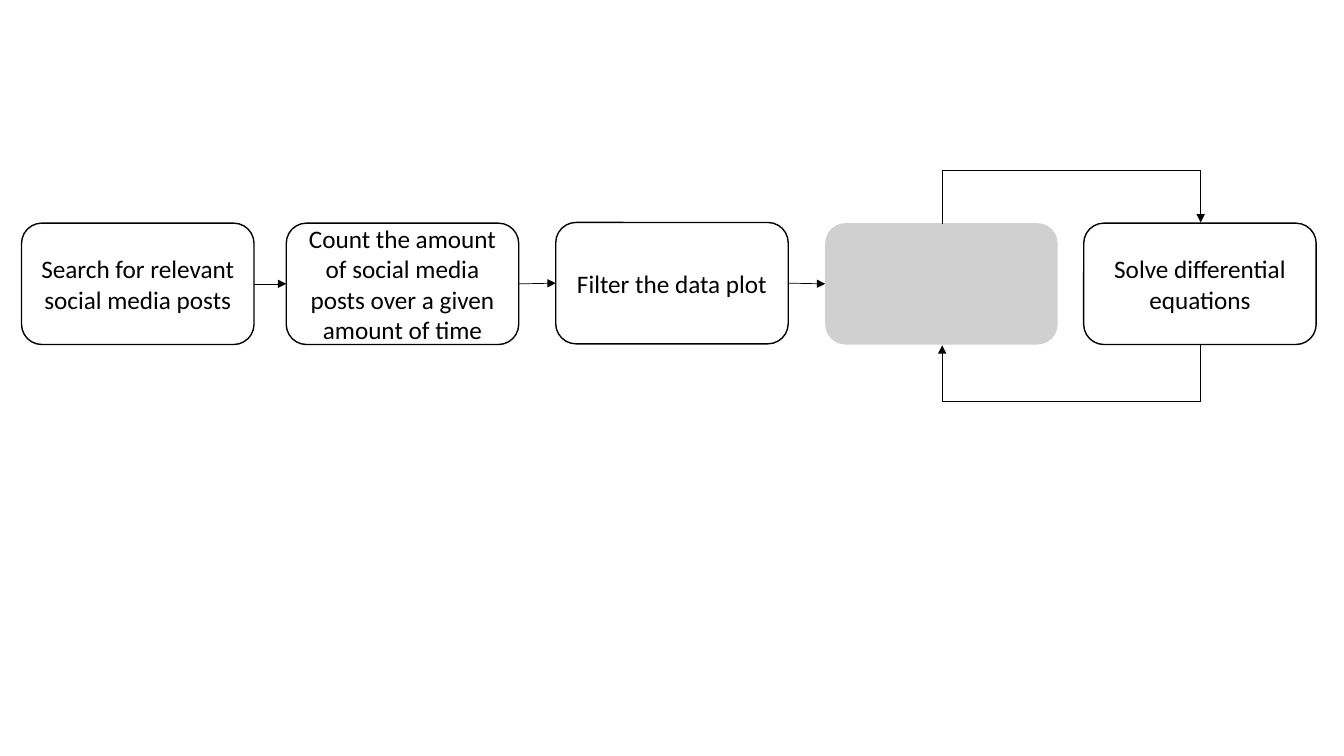
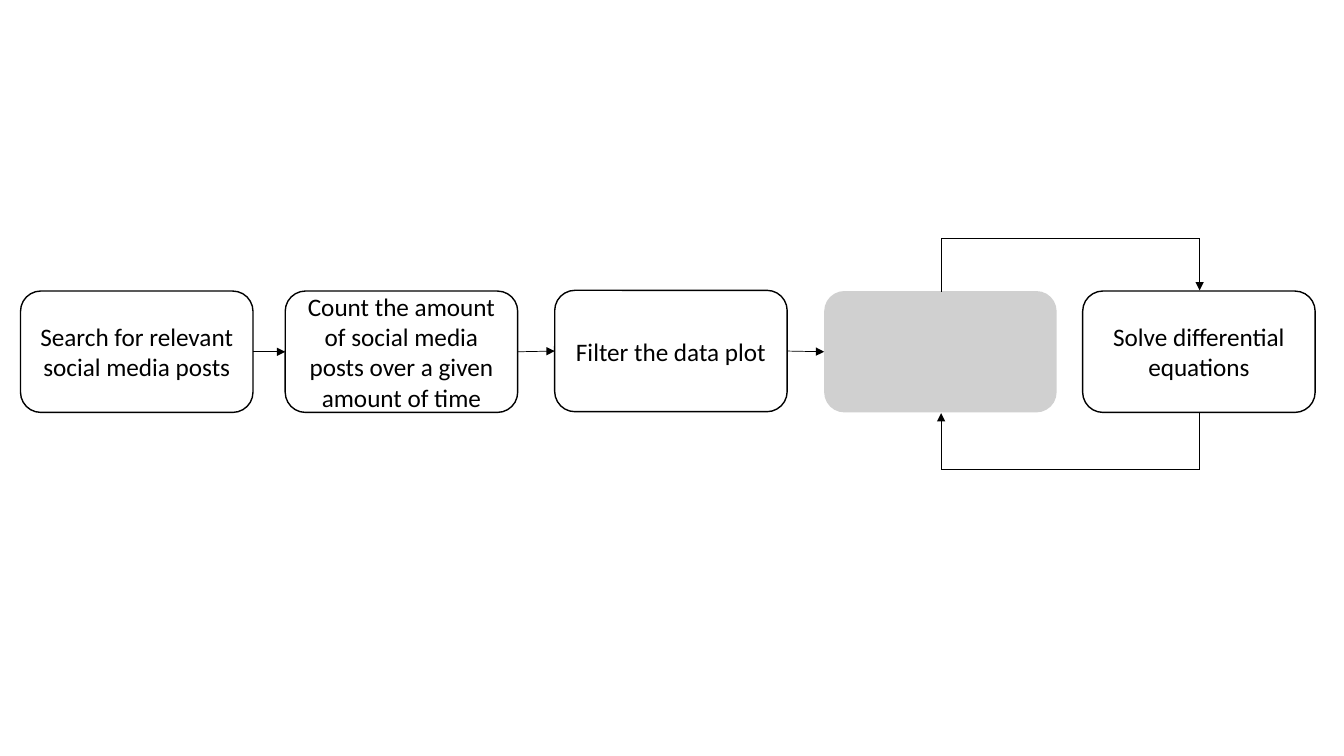
Before and after one commit to isabella-grieser/Modeling-and-Monitoring-Social-Media-Dynamics-to-predict-Electricity-Demand-Peaks, a slide deck: slide 1 of presentations/GrafikenThesis.pptx. Drawn at 1344x756 pixels with LibreOffice and Linux fonts; fonts in the diff are those of the drawing; grey boxes stand for pictures. Boxes give left, top, right and bottom in pixels: in the first picture for what was removed or moved away, otherwise in the second. Text is boxed around its words. In the diff, an @@ line names an element or a change of style, - is before the commit and + after.

```diff
--- a/presentations/GrafikenThesis.pptx
+++ b/presentations/GrafikenThesis.pptx
@@ rounded rectangle "Filter the data plot": place and size @@
-rounded rectangle "Filter the data plot" at bbox=[556, 223, 788, 344]
+rounded rectangle "Filter the data plot" at bbox=[555, 290, 787, 411]
@@ 3 rounded rectangles, 3 arrows, 1 elbow arrow, 1 picture: place and size @@
-3 rounded rectangles, 3 arrows, 1 elbow arrow, 1 picture at bbox=[21, 170, 1317, 344]
+3 rounded rectangles, 3 arrows, 1 elbow arrow, 1 picture at bbox=[20, 238, 1316, 412]
@@ elbow arrow moved from (1201, 344) - (943, 346) to (1200, 411) - (942, 413) @@
```
Also in this commit, not shown: 2 other slides changed, 16 other files.
